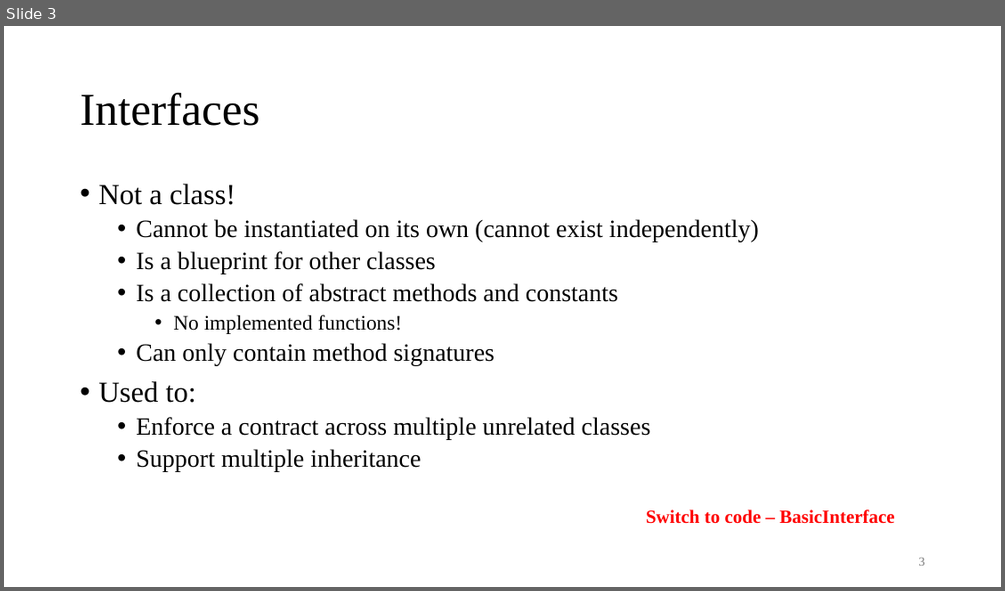
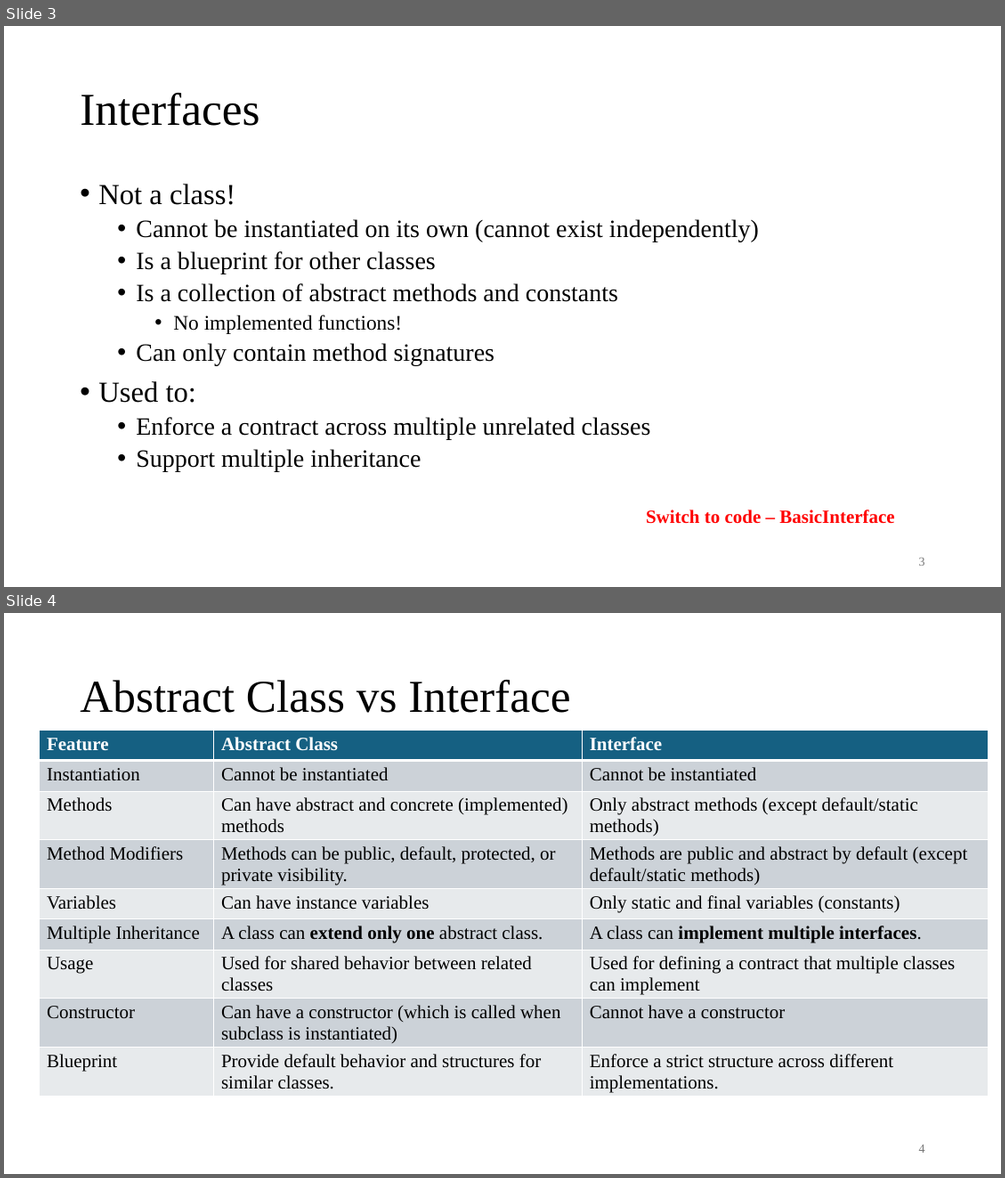
Before and after one commit to AughdonBreslin/CS501IntroToJava, a slide deck: Lectures/12_Abstract_Classes_&_Interfaces.pptx. Shown one above the other, each under a label of ours: slide 3 before the commit, slides 3 and 4 after it. The pictures are 1005x591 and 1005x1178 pixels, drawn with LibreOffice and Linux fonts; fonts in the diff are those of the drawing. Boxes give left, top, right and bottom in pixels: in the first picture for what was removed or moved away, otherwise in the second. Text is boxed around its words. In the diff, an @@ line names an element or a change of style, - is before the commit and + after.

Commit message:
Lectures 12 - 13

```diff
--- a/Lectures/12_Abstract_Classes_&_Interfaces.pptx
+++ b/Lectures/12_Abstract_Classes_&_Interfaces.pptx
@@ slide 4 added at bbox=[4, 613, 1001, 1174], background #FFFFFF @@
@@ title added at bbox=[80, 680, 570, 713], 44 pt, text #000000 @@
+Abstract Class vs Interface
@@ table added at bbox=[39, 730, 988, 1113], 9 rows, 3 columns @@
+Feature | Abstract Class | Interface
+Instantiation | Cannot be instantiated | Cannot be instantiated
+Methods | Can have abstract and concrete (implemented) methods | Only abstract methods (except default/static methods)
+Method Modifiers | Methods can be public, default, protected, or private visibility. | Methods are public and abstract by default (except default/static methods)
+Variables | Can have instance variables | Only static and final variables (constants)
+Multiple Inheritance | A class can extend only one abstract class. | A class can implement multiple interfaces.
+Usage | Used for shared behavior between related classes | Used for defining a contract that multiple classes can implement
+Constructor | Can have a constructor (which is called when subclass is instantiated) | Cannot have a constructor
+Blueprint | Provide default behavior and structures for similar classes. | Enforce a strict structure across different implementations.
@@ page number added at bbox=[919, 1144, 925, 1152], 12 pt, text #797979 @@
+4
```
Also in this commit, not shown: 23 other slides added, 23 other files.
